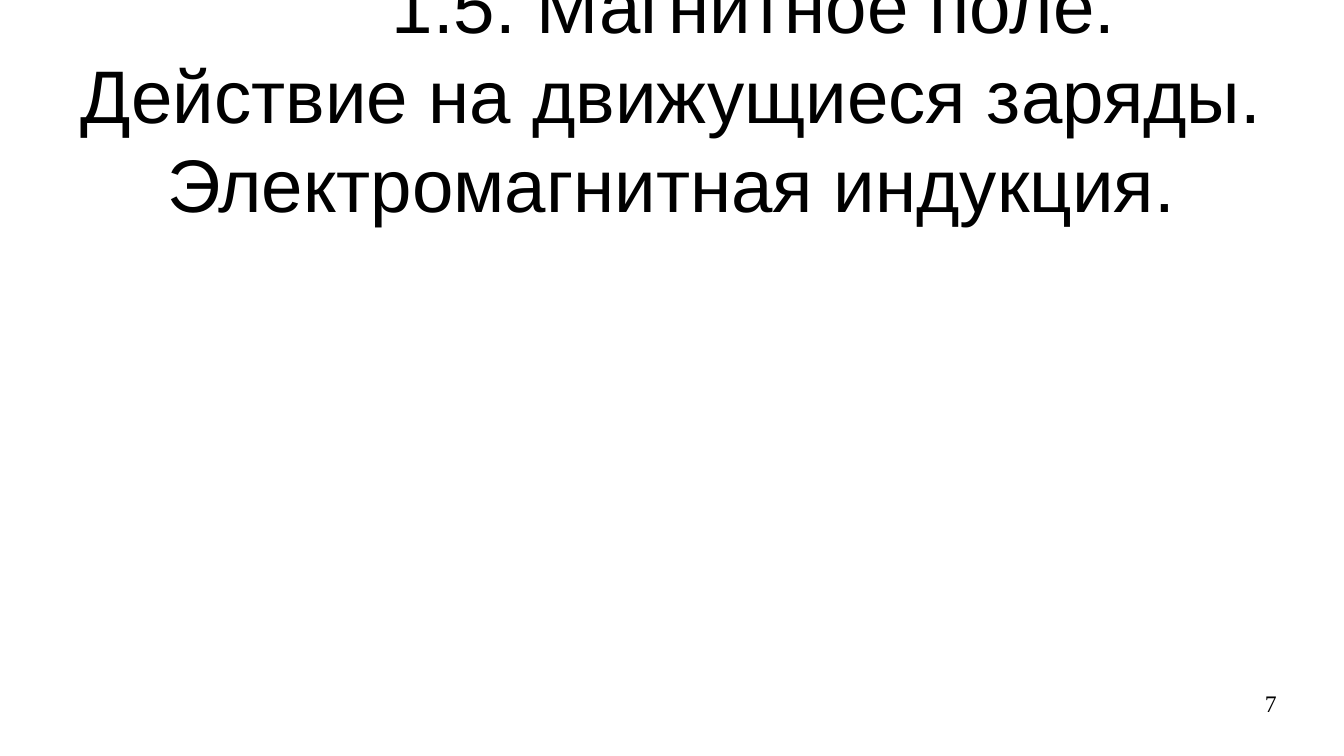
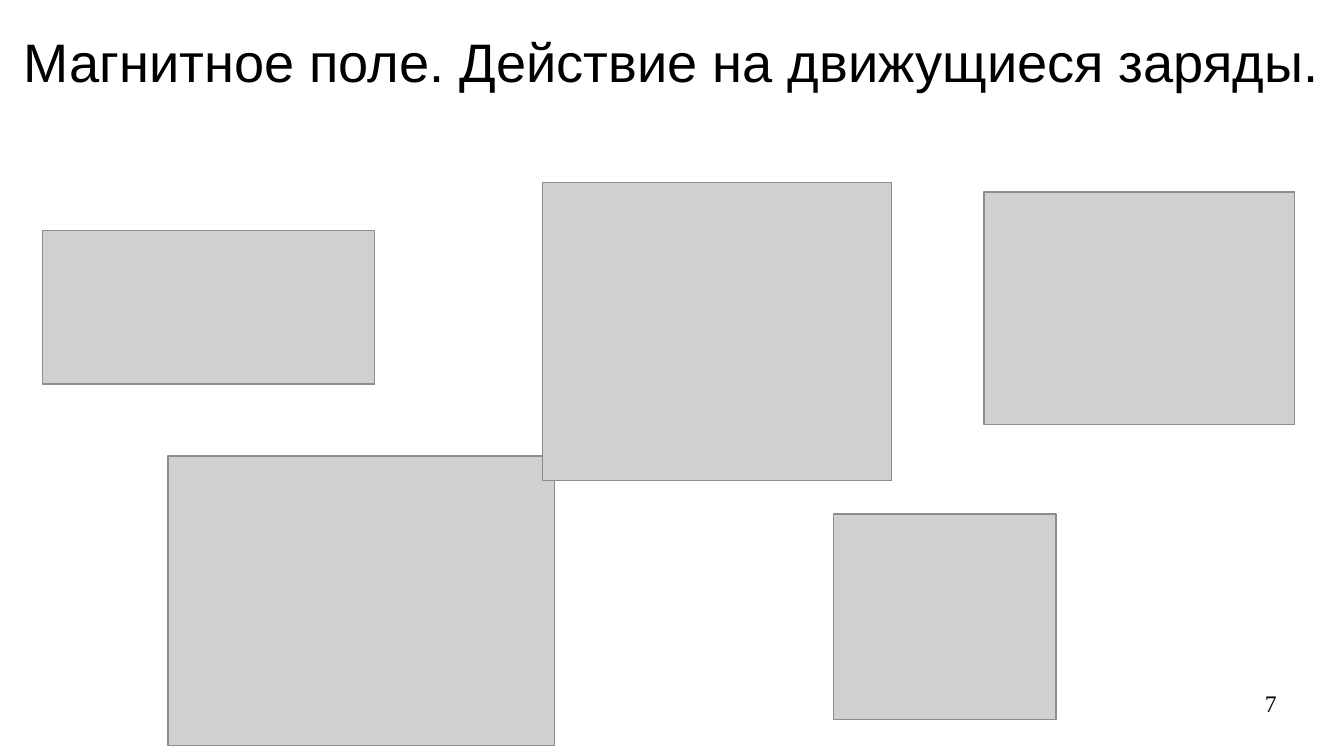
Before and after one commit to steelcraft/stud-lab, a slide deck: slide 7 of Лекции/СBDS01#L1.odp. Drawn at 1344x756 pixels with LibreOffice and Linux fonts; fonts in the diff are those of the drawing; grey boxes stand for pictures. Boxes give left, top, right and bottom in pixels: in the first picture for what was removed or moved away, otherwise in the second. Text is boxed around its words. In the diff, an @@ line names an element or a change of style, - is before the commit and + after.

```diff
--- a/Лекции/СBDS01#L1.odp
+++ b/Лекции/СBDS01#L1.odp
@@ title at (24, 41, 1318, 91): text changed; size 44 to 32 pt @@
-1.5. Магнитное поле. Действие на движущиеся заряды. Электромагнитная индукция.
+Магнитное поле. Действие на движущиеся заряды.
@@ picture added at (543, 183, 892, 481) @@
@@ picture added at (984, 191, 1295, 424) @@
@@ picture added at (43, 231, 374, 384) @@
@@ picture added at (168, 456, 555, 746) @@
@@ picture added at (834, 515, 1056, 721) @@
```
Also in this commit, not shown: 4 other slides changed, 1 slide added.
